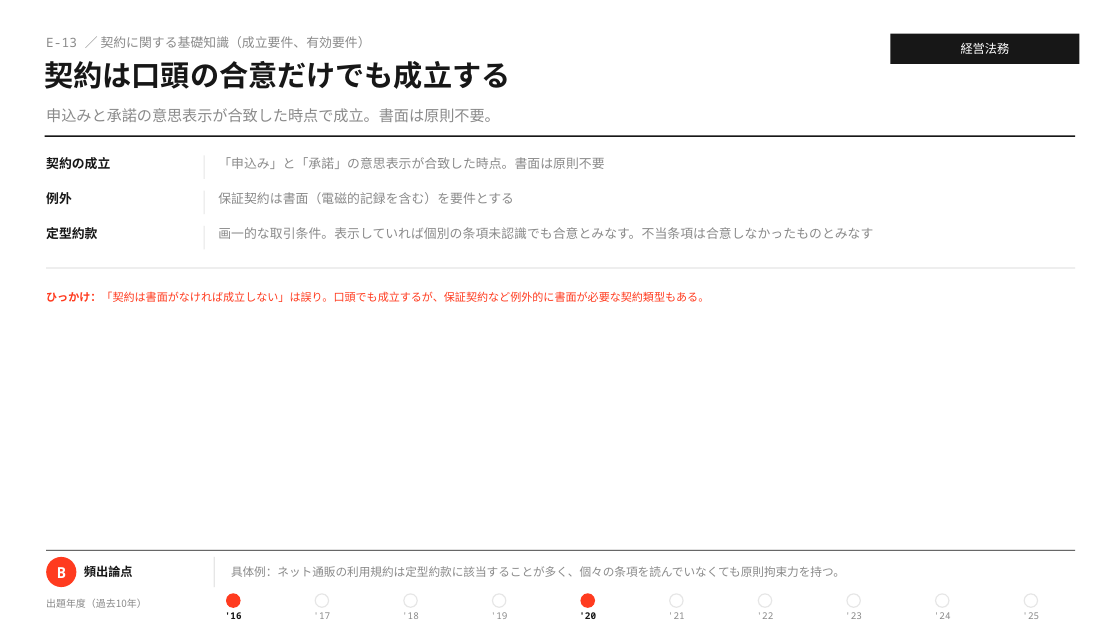
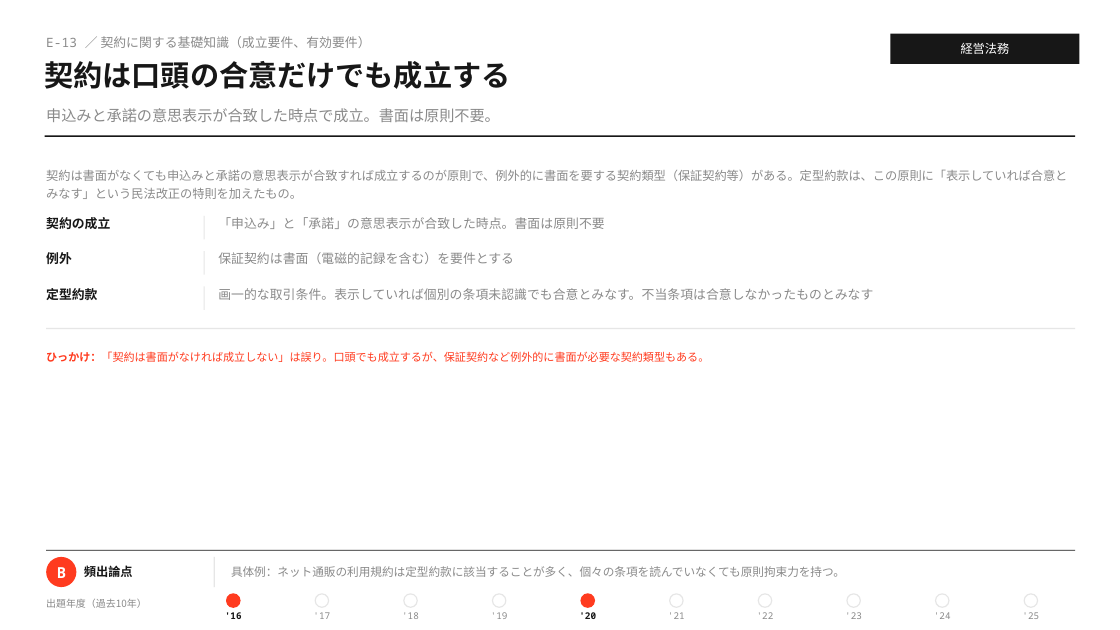
Before and after one commit to MasatoshiSano/SMEC, a slide deck: slide 22 of slides/1st_stage/E_business_law.pptx. Drawn at 1120x630 pixels with LibreOffice and Linux fonts; fonts in the diff are those of the drawing. Boxes give left, top, right and bottom in pixels: in the first picture for what was removed or moved away, otherwise in the second. Text is boxed around its words. In the diff, an @@ line names an element or a change of style, - is before the commit and + after.

```diff
--- a/slides/1st_stage/E_business_law.pptx
+++ b/slides/1st_stage/E_business_law.pptx
@@ text added at [46,169,1067,199], 10.5 pt, text #8A8A8A @@
+契約は書面がなくても申込みと承諾の意思表示が合致すれば成立するのが原則で、例外的に書面を要する契約類型（保証契約等）がある。定型約款は、この原則に「表示していれば合意とみなす」という民法改正の特則を加えたもの。
@@ line moved from (204, 226) - (204, 250) to (204, 216) - (204, 239) @@
@@ line moved from (204, 155) - (204, 179) to (204, 287) - (204, 310) @@
@@ 7 texts, 2 lines: place and size @@
-7 texts, 2 lines at [46,157,1075,302]
+7 texts, 2 lines at [46,217,1075,362]
```
Also in this commit, not shown: 26 other slides changed, 2 other files.
